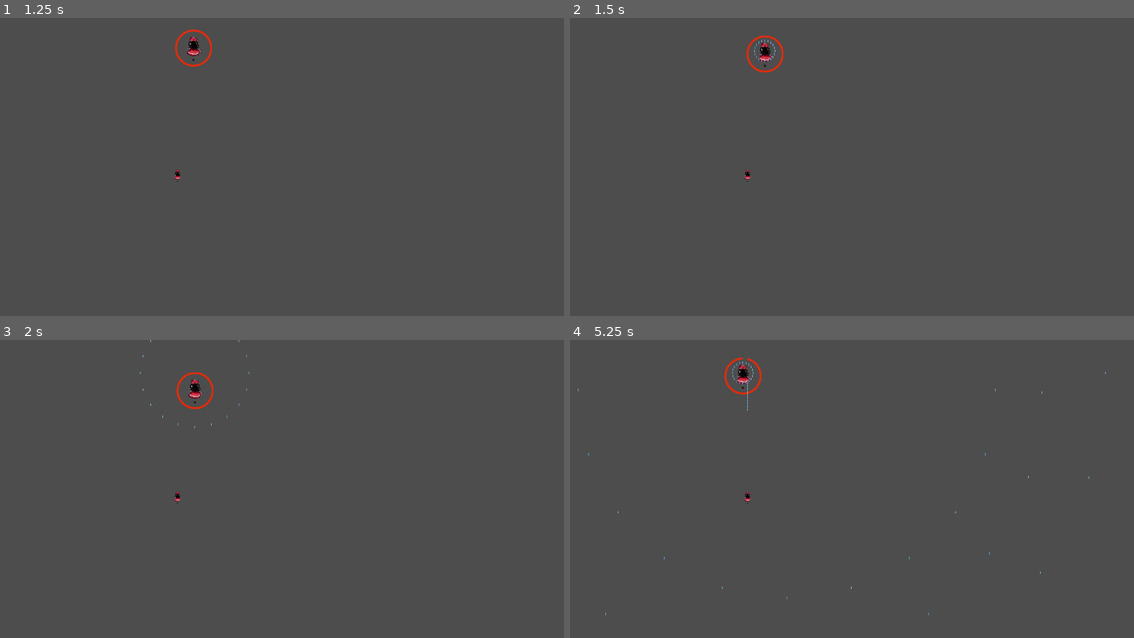
Above: before the commit, frames 1-4 (two rows, left to right).
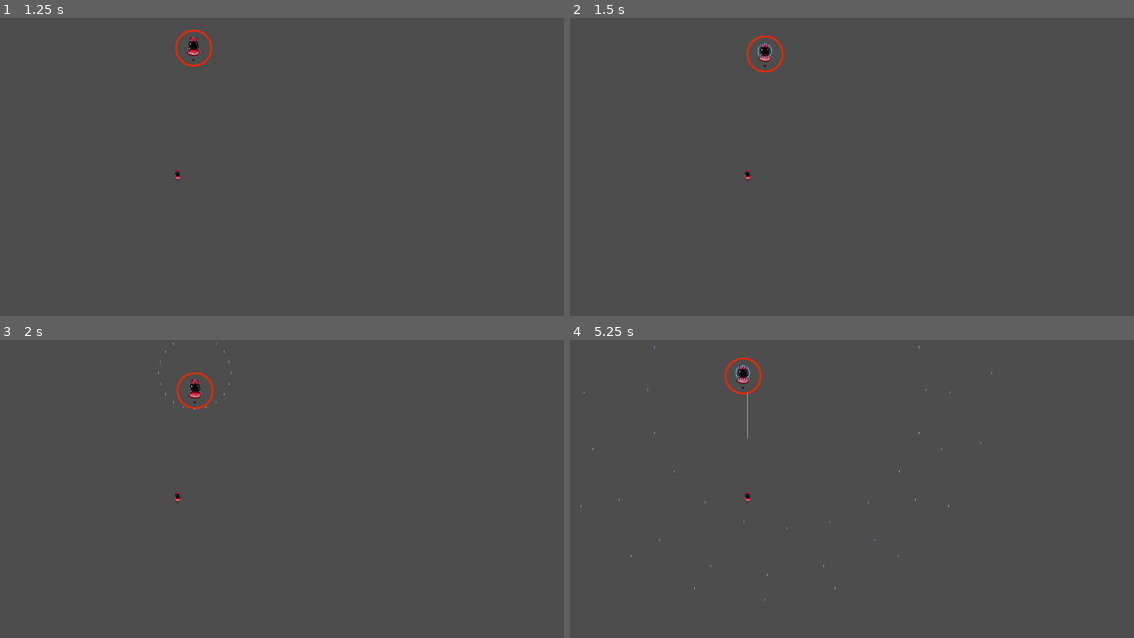
Above: after the commit, the same moments.

Repository: GraulierBrice/PhantasmagoriaShowdown
Game: Godot game, scene res://main_scene.tscn
Same seed, same stepped clock (60 frames per second), same inputs: the game is played once before the commit and once after it.
Inputs:
- Up to frame 1 (1.25 s): tap Enter at 0.5 s; hold D (boss_right) from 0.53 s (still down); hold Shift (focus) from 0.53 s (still down)
- Up to frame 2 (1.5 s): release D (boss_right) at 1.28 s; release Shift (focus) at 1.28 s; hold S (boss_down) from 1.28 s (still down); tap 1 (pattern_1) at 1.35 s
- Up to frame 3 (2 s): keep holding S (boss_down)
- Up to frame 4 (5.25 s): release S (boss_down) at 2.03 s; hold D (boss_right) 2.03-2.78 s; tap 2 (pattern_2) at 2.1 s; hold W (boss_up) 2.78-3.53 s; tap 3 (pattern_3) at 2.85 s; hold Z (shoot) 3.53-4.28 s; hold A (boss_left) 3.53-5.03 s; tap Shift (focus) at 4.35 s; hold S (boss_down) from 5.03 s (still down); tap 1 (pattern_1) at 5.1 s

Frame 1 is identical in both runs. In frame 2, less than 0.1% of the frame differs, in the area x 32-37%, y 7-15%; in frame 3, less than 0.1%; in frame 4, 0.2%, in the area x 1-95%, y 1-93%.

Commit message:
Guided bullets that aim for player

Diff:
--- a/Resources/bullet_stats.tres
+++ b/Resources/bullet_stats.tres
@@ -6,6 +6,7 @@
 
 @export var speed: float = 300.0
 @export var damage: float = 1.0
+@export var turn_angle: float = 1.0
 
 # Make sure that every parameter has a default value.
 # Otherwise, there will be problems with creating and editing
@@ -17,5 +18,5 @@
 
 [resource]
 script = SubResource("GDScript_b78k3")
-speed = 300.0
-damage = 1.0
+speed = 200.0
+turn_angle = 2.0
--- a/Scenes/Bullets/Bullet.gd
+++ b/Scenes/Bullets/Bullet.gd
@@ -15,10 +15,11 @@
 func _ready():
 	if stats:
 		speed = stats.speed
+		print(speed)
 		damage = stats.damage
 
 func _process(delta):
-	if owner == get_tree().edited_scene_root:
+	if not Engine.is_editor_hint() or owner == get_tree().edited_scene_root:
 		position -= speed * delta * direction
 
 	# Delete if off-screen
--- /dev/null
+++ b/Scenes/Bullets/GuidedBullet.gd
@@ -0,0 +1,28 @@
+@tool
+extends Bullet
+class_name GuidedBullet
+
+var turn_angle: float = 1.0 #Rotation in angle per second.
+var target: Node2D
+
+func _init(i_target: Node2D = null):
+	target = i_target
+
+func _ready():
+	super._ready()
+	if stats:
+		turn_angle = stats.turn_angle
+	if not Engine.is_editor_hint():
+		target = SearchObjectByType.find_node_by_type(Heroine)
+		print(target)
+	else:
+		target = get_parent()
+
+
+
+func _process(delta):
+	super._process(delta)
+	if target:
+		var target_direction = global_position - target.global_position
+		var angle_to_target = direction.angle_to(target_direction)
+		direction = direction.rotated(angle_to_target/abs(angle_to_target) * turn_angle*delta)
--- /dev/null
+++ b/Scenes/Bullets/GuidedBullet.tscn
@@ -0,0 +1,8 @@
+[gd_scene load_steps=3 format=3 uid="uid://dahrsmvlqwvv2"]
+
+[ext_resource type="PackedScene" uid="uid://5qxjpqjgu0fb" path="res://Scenes/Bullets/Bullet.tscn" id="1_6p2xq"]
+[ext_resource type="Script" uid="uid://wti8k5j8m6g4" path="res://Scenes/Bullets/GuidedBullet.gd" id="2_6bksq"]
+
+[node name="Bullet" instance=ExtResource("1_6p2xq")]
+script = ExtResource("2_6bksq")
+stats = null
--- a/Scenes/Patterns/pattern_ring.gd
+++ b/Scenes/Patterns/pattern_ring.gd
@@ -8,7 +8,16 @@
 		bullet_count = new_count
 		if Engine.is_editor_hint():
 			preview()
-@export var bullet_stats: Resource
+
+@export var bullet_stats: Resource:
+	set(new_stats):
+		bullet_stats = new_stats
+		if Engine.is_editor_hint():
+			preview()
+
+func _ready():
+	if not Engine.is_editor_hint():
+		execute(self)
 
 func execute(owner):
 	var center = owner.global_position
Not shown: 1 places in Scenes/Bullets/Bullet.tscn that only renumber resources
Not shown: 1 places in Scenes/Patterns/pattern_ring.tscn that only renumber resources
